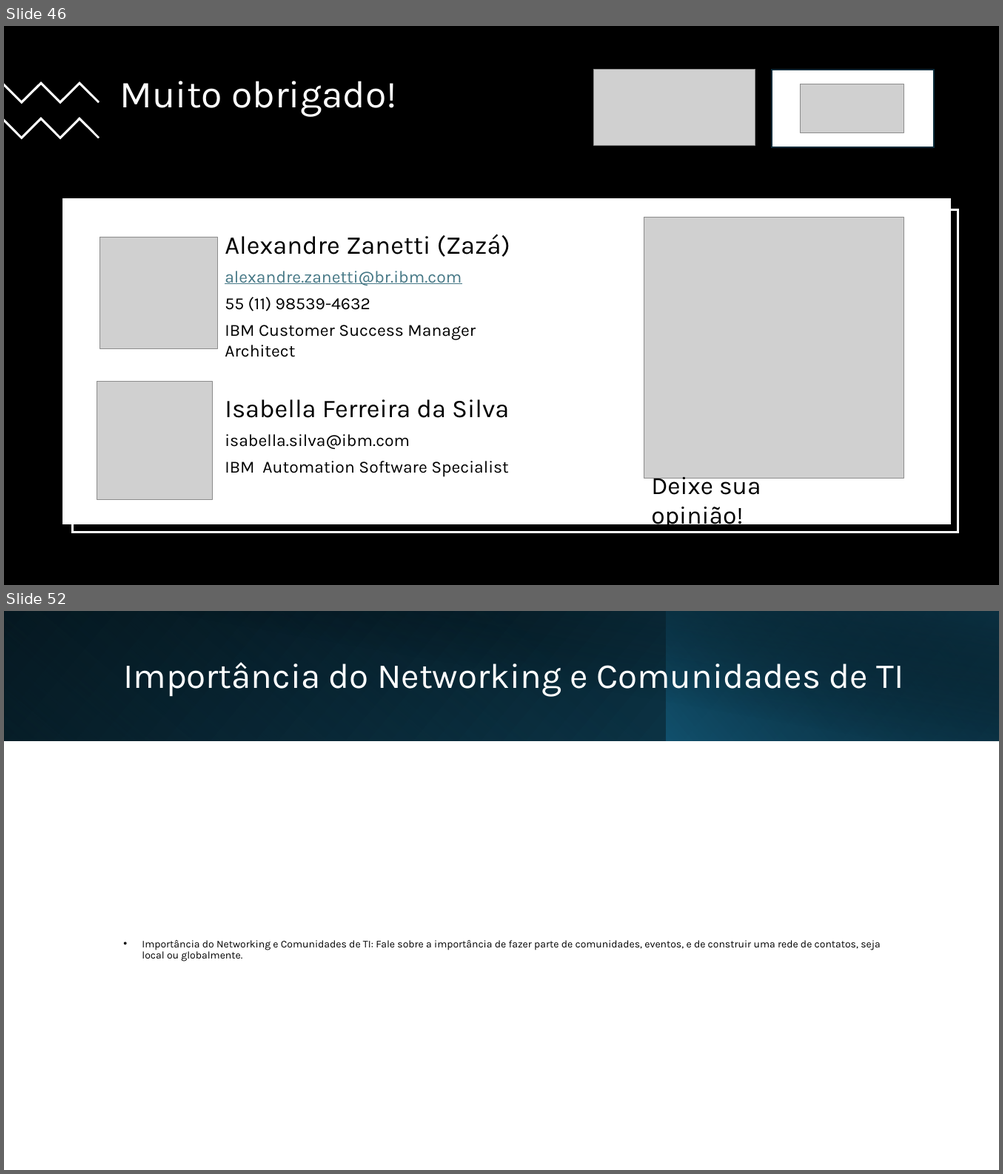
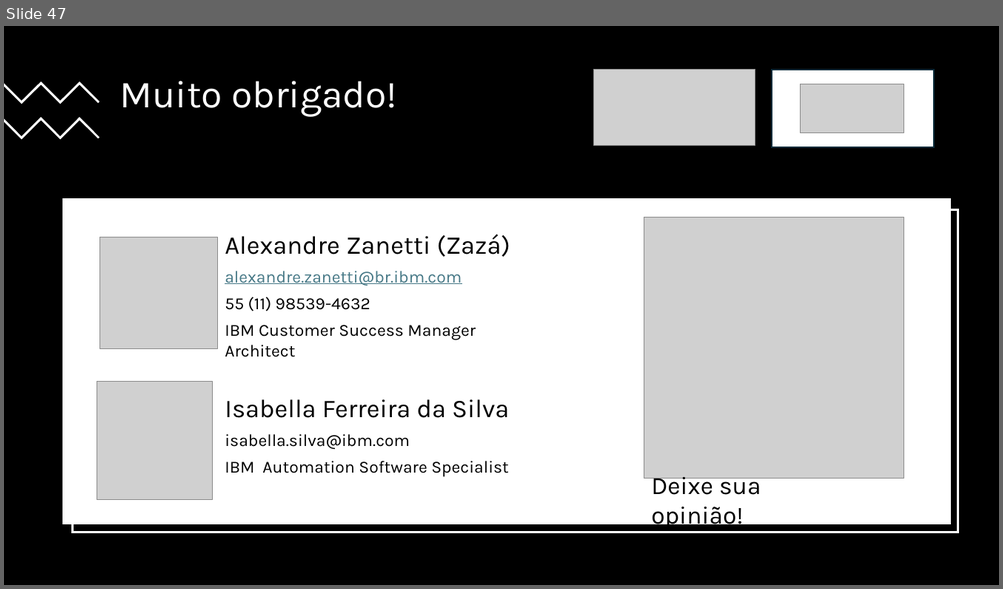
Before and after one commit to alexandrezanetti/ios-palestra-carreiras-ti, a slide deck: ONG_IOS_20241026-v8.pptx. Shown one above the other, each under a label of ours: slides 46 and 52 before the commit, slide 47 after it; the slides between them are not shown. The pictures are 1003x1174 and 1003x589 pixels, drawn with LibreOffice and Linux fonts; fonts in the diff are those of the drawing; grey boxes stand for pictures. Boxes give left, top, right and bottom in pixels: in the first picture for what was removed or moved away, otherwise in the second. Text is boxed around its words. In the diff, an @@ line names an element or a change of style, - is before the commit and + after.

```diff
--- a/ONG_IOS_20241026-v8.pptx
+++ b/ONG_IOS_20241026-v8.pptx
@@ slide 52 removed at box(4, 611, 999, 1170), background #FFFFFF @@
@@ rectangle removed at box(4, 611, 999, 741) @@
@@ rectangle removed at box(4, 611, 666, 741) @@
@@ rectangle removed at box(41, 611, 999, 741) @@
@@ rectangle removed at box(666, 611, 999, 741) @@
@@ title removed at box(123, 662, 903, 697) @@
-Importância do Networking e Comunidades de TI
@@ text removed at box(142, 940, 880, 962) @@
-• Importância do Networking e Comunidades de TI: Fale sobre a importância de fazer parte de comunidades, eventos, e de construir uma rede de contatos, seja local ou globalmente.
@@ what was slide 46 is now slide 47 @@
```
Also in this commit, not shown: 1 slide added, 9 other slides removed.
